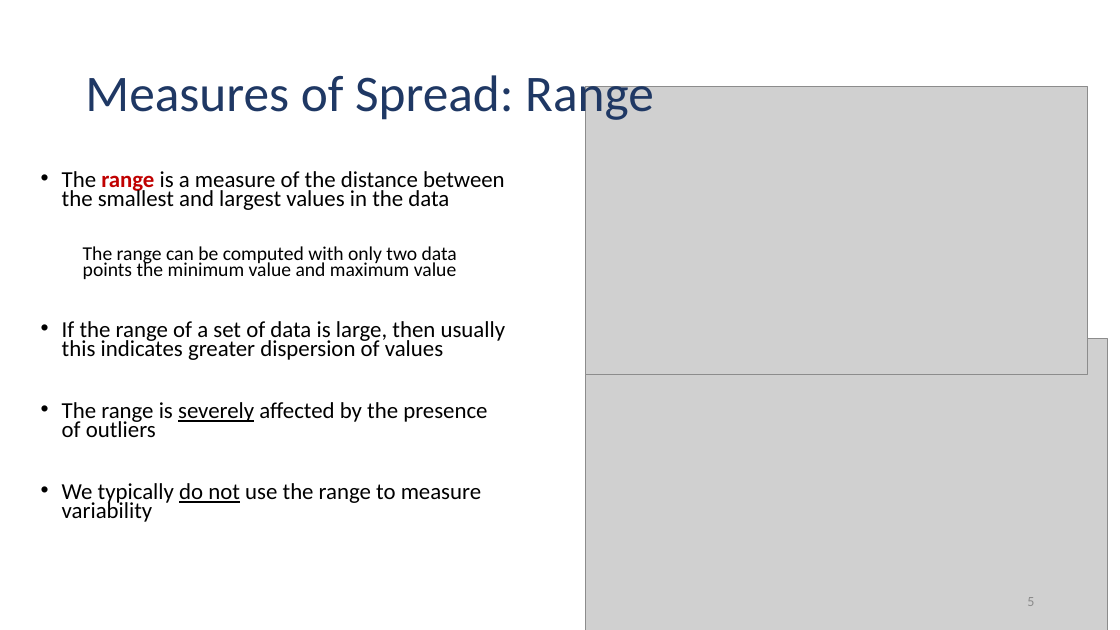
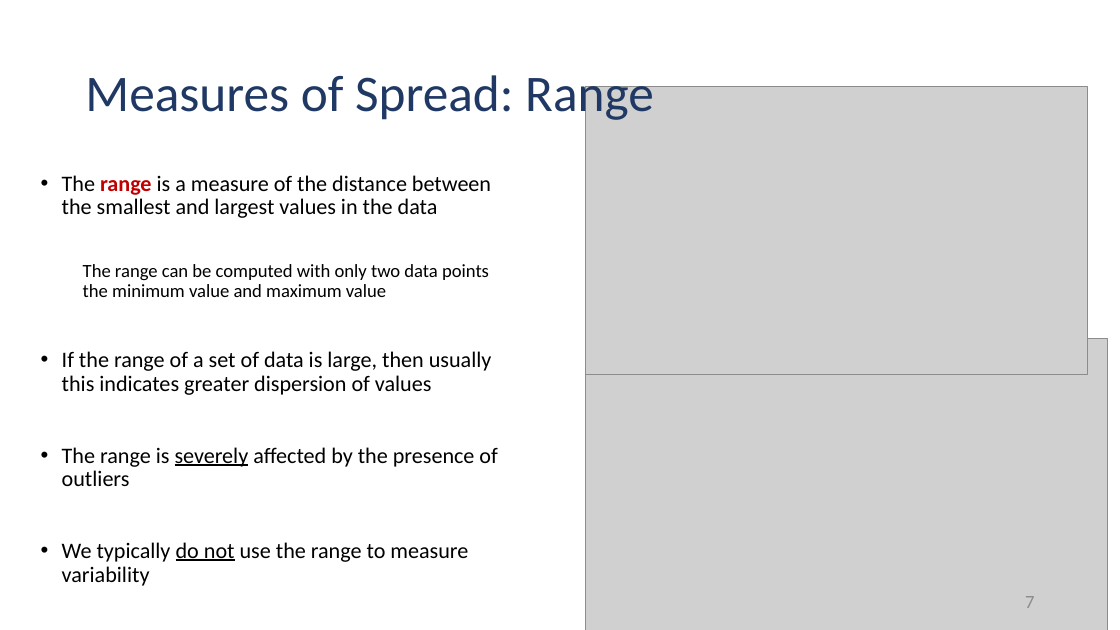
Before and after one commit to Jarred6068/Kvamme_UI_STAT251, a slide deck: slide 7 of docs/lecture_slides/Week 3/Week3_Lecture6_Slides_9_9_2026.pptx (slide 5 before the commit). Drawn at 1120x630 pixels with LibreOffice and Linux fonts; fonts in the diff are those of the drawing; grey boxes stand for pictures. Boxes give left, top, right and bottom in pixels: in the first picture for what was removed or moved away, otherwise in the second. Text is boxed around its words. In the diff, an @@ line names an element or a change of style, - is before the commit and + after.

```diff
--- a/docs/lecture_slides/Week 3/Week3_Lecture6_Slides_9_9_2026.pptx
+++ b/docs/lecture_slides/Week 3/Week3_Lecture6_Slides_9_9_2026.pptx
@@ text "The range is a measure ..." at [62,175,497,586]: size 19.6 to 19 pt in "The range is a measure of the ...", "If the range of a set of ...", "The range is severely affected by the ...", "We typically do not use the range ..."; size 16.8 to 16 pt in "The range can be computed with only ..."; line spacing 0.7 to 0.9 @@
@@ page number at [1025,596,1034,608]: text changed; size 12 to 16 pt @@
-5
+7
```
Also in this commit, not shown: 10 other slides changed, 6 slides added, 2 slides removed, 45 other files.
